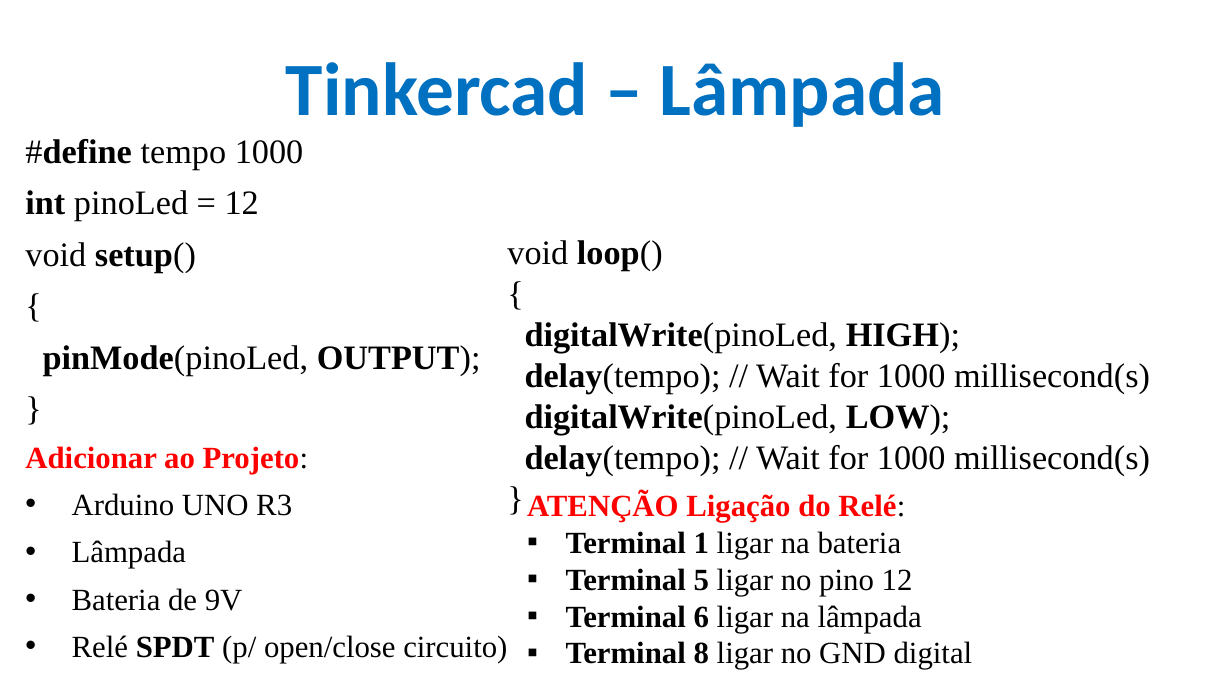
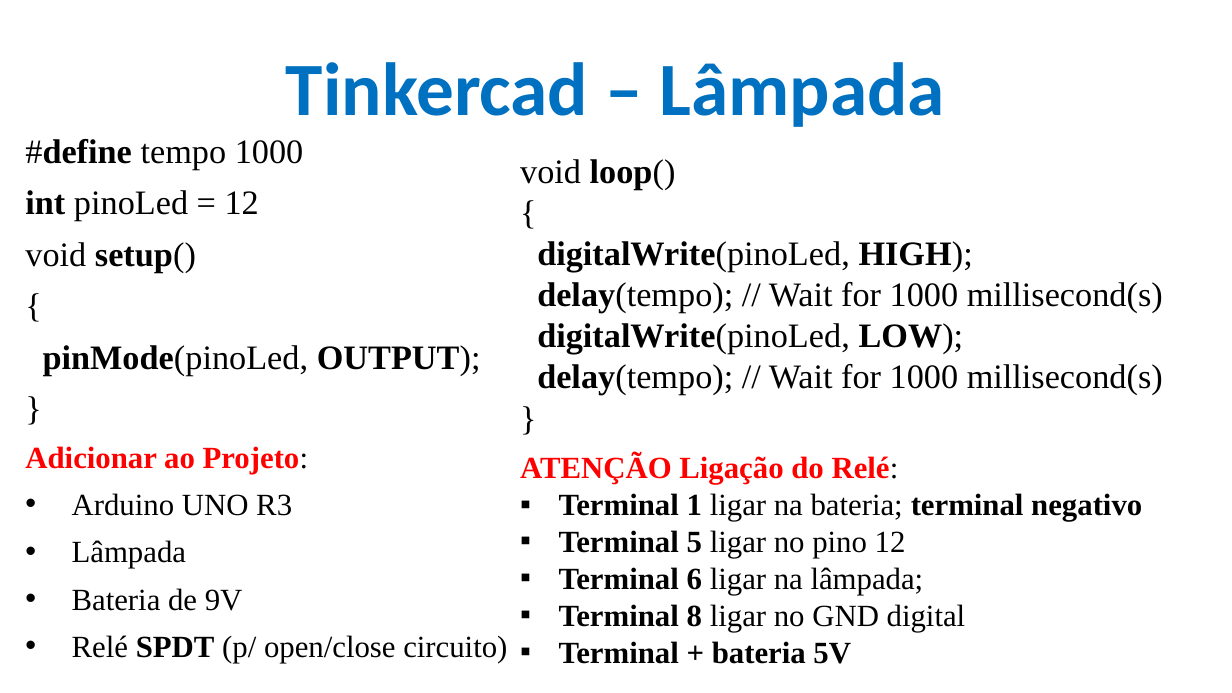
Before and after one commit to CloudEducationBrazil/WydenArea1ProgramacaoMicrocontroladores, a slide deck: slide 9 of 01 Classes/Aula 03.1 - Programação Microcontroladores - Arduino Tinkercad - Prática.pptx. Drawn at 1232x693 pixels with LibreOffice and Linux fonts; fonts in the diff are those of the drawing; background and template pictures are left out. Boxes give left, top, right and bottom in pixels: in the first picture for what was removed or moved away, otherwise in the second. Text is boxed around its words. In the diff, an @@ line names an element or a change of style, - is before the commit and + after.

```diff
--- a/01 Classes/Aula 03.1 - Programação Microcontroladores - Arduino Tinkercad - Prática.pptx
+++ b/01 Classes/Aula 03.1 - Programação Microcontroladores - Arduino Tinkercad - Prática.pptx
@@ text "void loop()": place and size @@
-text "void loop()" at bbox=[507, 240, 1150, 476]
+text "void loop()" at bbox=[520, 159, 1163, 395]
@@ text "ATENÇÃO Ligação do Relé:": place and size @@
-text "ATENÇÃO Ligação do Relé:" at bbox=[527, 492, 973, 670]
+text "ATENÇÃO Ligação do Relé:" at bbox=[520, 454, 1142, 664]
@@ text at bbox=[559, 493, 1142, 521]: text changed; bold on @@
-▪ Terminal 1 ligar na bateria
+▪ Terminal 1 ligar na bateria; terminal negativo
@@ text at bbox=[559, 567, 924, 595]: text changed @@
-▪ Terminal 6 ligar na lâmpada
+▪ Terminal 6 ligar na lâmpada;
@@ text at bbox=[559, 641, 851, 664]: paragraph added @@
+▪ Terminal + bateria 5V
```
Also in this commit, not shown: 1 other slide changed.
